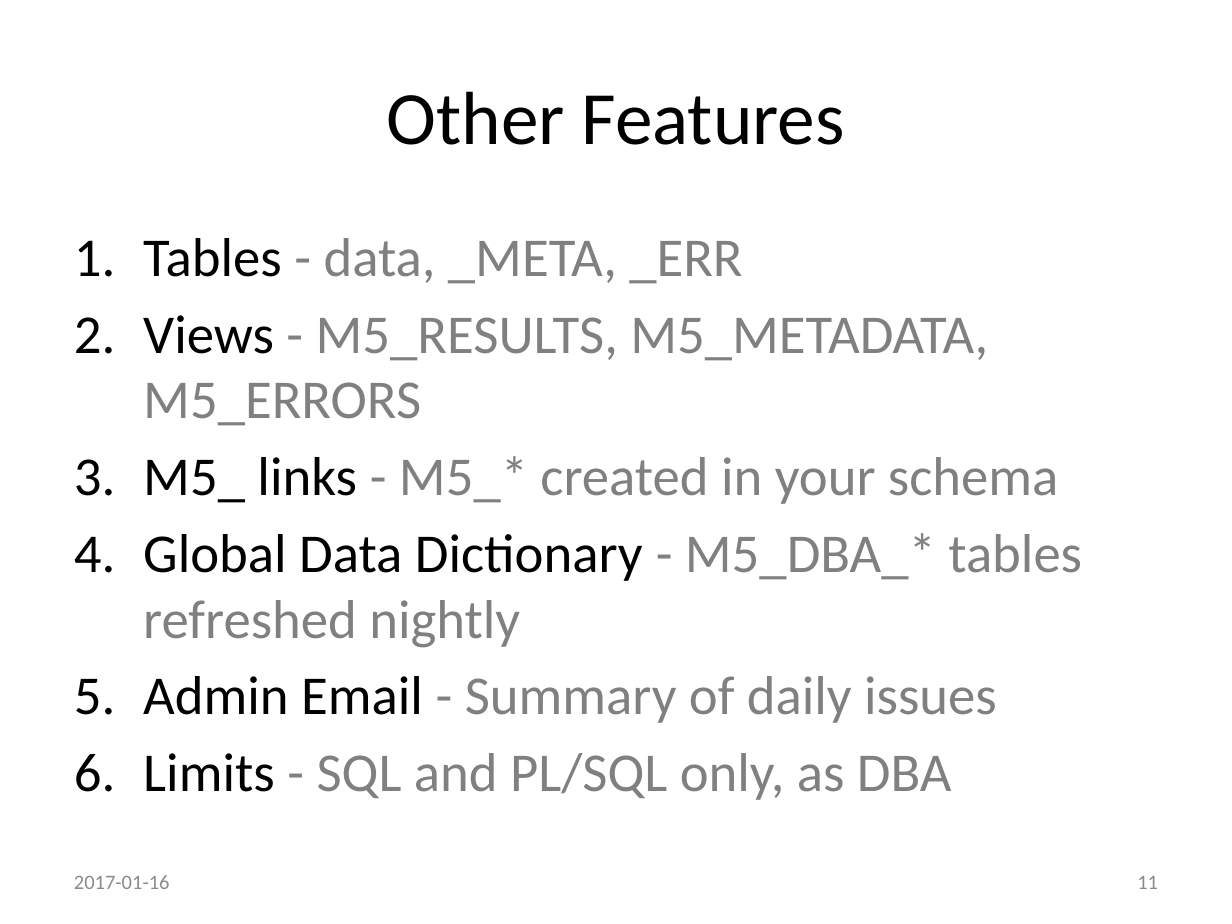
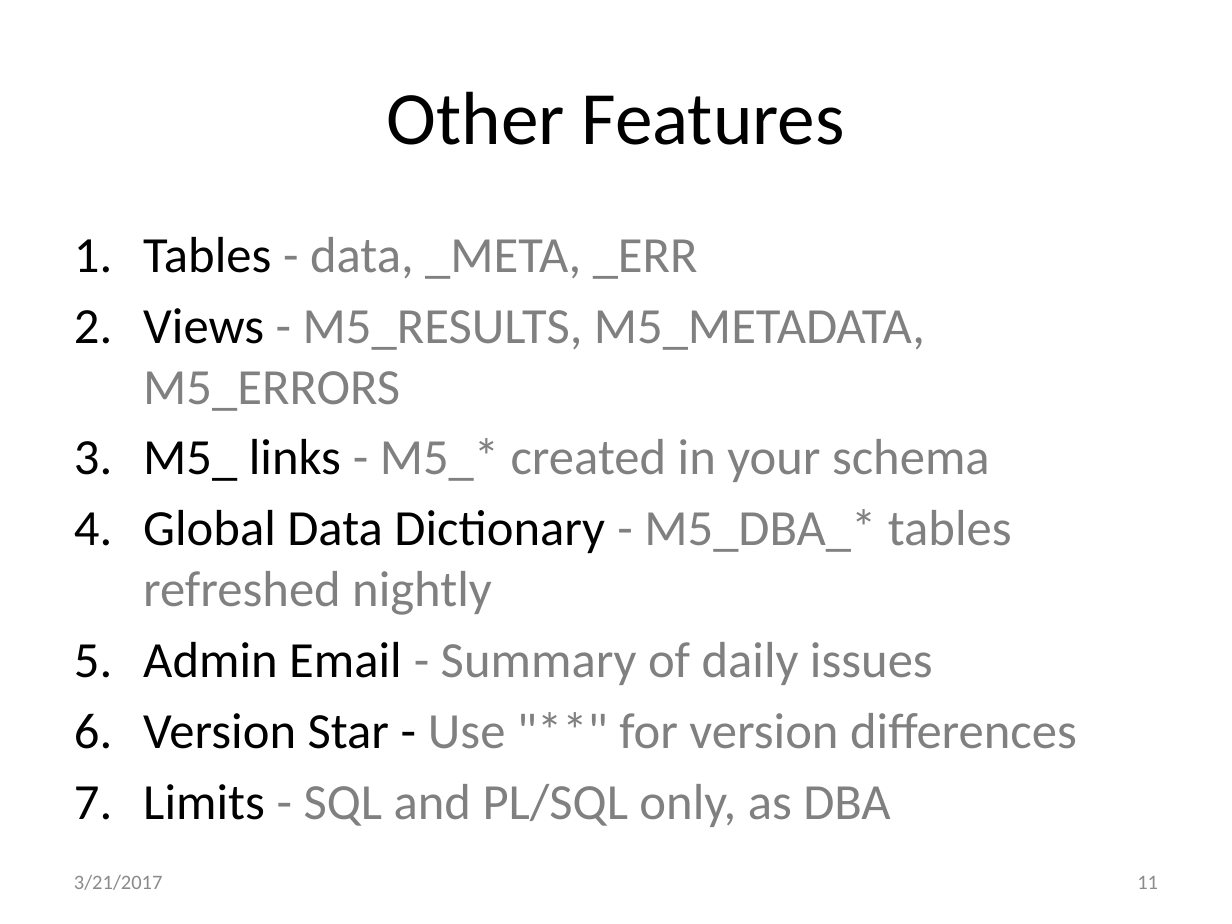
Before and after one commit to method5/method5.github.io, a slide deck: slide 11 of presentations/Method5.pptx. Drawn at 1232x924 pixels with LibreOffice and Linux fonts; fonts in the diff are those of the drawing; background and template pictures are left out. Boxes give left, top, right and bottom in pixels: in the first picture for what was removed or moved away, otherwise in the second. Text is boxed around its words. In the diff, an @@ line names an element or a change of style, - is before the commit and + after.

Commit message:
Added version star, link, and simpler install requirements.

```diff
--- a/presentations/Method5.pptx
+++ b/presentations/Method5.pptx
@@ text at bbox=[143, 237, 1012, 827]: size 32 to 29.6 pt in "Tables - data, _META, _ERR", "Views - M5_RESULTS, M5_METADATA, M5_ERRORS", "M5_ links - M5_* created in your ...", "Global Data Dictionary - M5_DBA_* tables refreshed ..." and 2 more places @@
@@ text at bbox=[143, 713, 1077, 749]: paragraph added @@
+6. Version Star - Use "**" for version differences
@@ text at bbox=[74, 875, 163, 890]: text changed @@
-2017-01-16
+3/21/2017
```
Also in this commit, not shown: 15 other slides changed.
